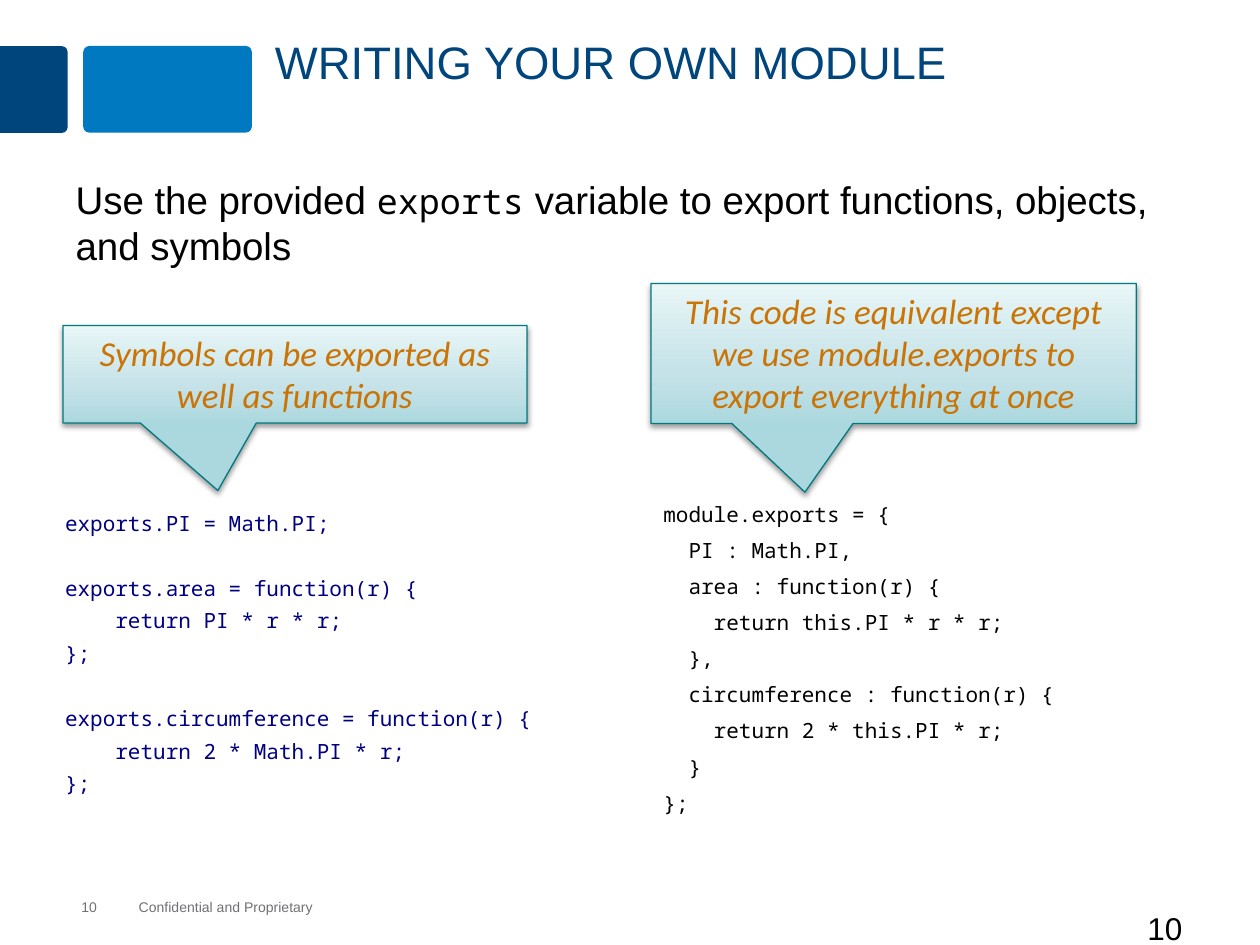
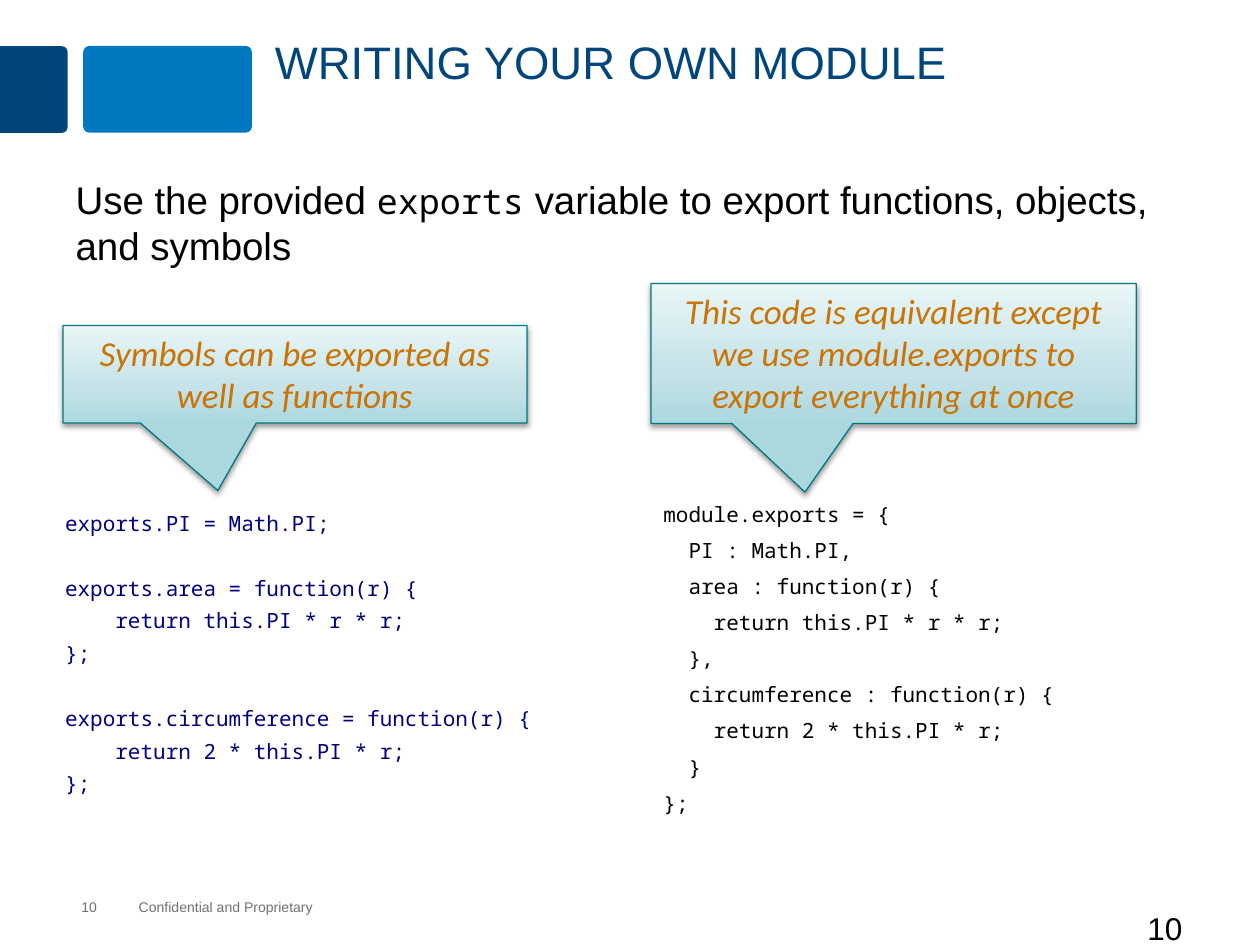
Before and after one commit to MaxMillington/nodePractice, a slide deck: slide 10 of node/lesson-45-modules/modules.pptx. Drawn at 1260x945 pixels with LibreOffice and Linux fonts; fonts in the diff are those of the drawing; background and template pictures are left out. Boxes give left, top, right and bottom in pixels: in the first picture for what was removed or moved away, otherwise in the second. Text is boxed around its words. In the diff, an @@ line names an element or a change of style, - is before the commit and + after.

Commit message:
Fixed foil for this.PI

```diff
--- a/node/lesson-45-modules/modules.pptx
+++ b/node/lesson-45-modules/modules.pptx
@@ text at (115,612,405,631): text changed @@
-return PI * r * r;
+return this.PI * r * r;
@@ text at (115,743,405,762): text changed @@
-return 2 * Math.PI * r;
+return 2 * this.PI * r;
```
